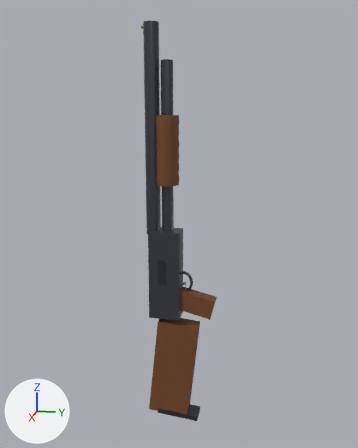
A saved change to the glTF model assets/models/weapons/pump_shotgun.glb.
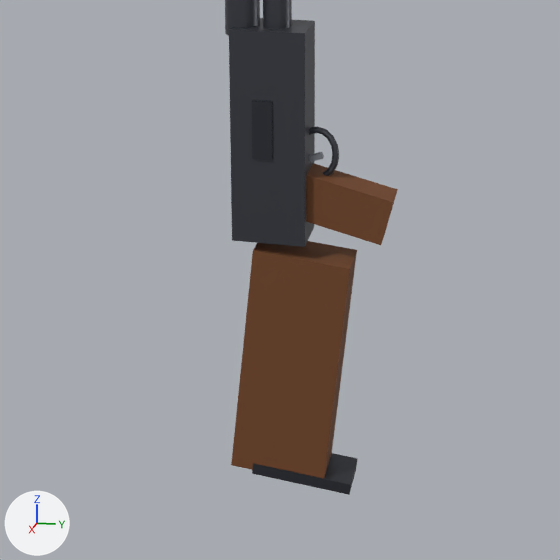
There are two pictures of each version: one whole from a 50 mm lens placed at (1.13, 0.193, 0.469), pointed at (-0.008, -0.034, 0.185), one close up on the part from 15% to 79% of the width and 49% to 100% of the height. Lighting does not change. The marker at lower left points along +X, +Y and +Z. The first two pictures are the older version. Where no turn or scale is listed for an object, it has been applied to the vertices. Vertices at exactly the same position are counted once.

Before the edit, the objects in view are built like this:
```python
me_pumpshotgun_darksteel = bpy.data.meshes.new('PumpShotgun_Darksteel')
me_pumpshotgun_darksteel.from_pydata(...)  # 16 vertices, 24 faces; spans x -0.025..0.027, y -0.085..0.021, z -0.326..0.1
me_pumpshotgun_darksteel.materials.append(mat_darksteel)  # dark grey #42454c
me_pumpshotgun_gunmetal = bpy.data.meshes.new('PumpShotgun_Gunmetal')
me_pumpshotgun_gunmetal.from_pydata(...)  # 144 vertices, 284 faces; spans x -0.025..0.025, y -0.111..0.003, z -0.05..0.64
me_pumpshotgun_gunmetal.materials.append(mat_gunmetal)  # dark grey #4c4f57
me_pumpshotgun_wood = bpy.data.meshes.new('PumpShotgun_Wood')
me_pumpshotgun_wood.from_pydata(...)  # 146 vertices, 280 faces; spans x -0.028..0.028, y -0.108..0.059, z -0.32..0.44
me_pumpshotgun_wood.materials.append(mat_wood)  # brown #734524
ob_pumpshotgun_darksteel = bpy.data.objects.new('PumpShotgun_Darksteel', me_pumpshotgun_darksteel)
ob_pumpshotgun_darksteel.location = (0.0, 0.0, 0.0)
ob_pumpshotgun_gunmetal = bpy.data.objects.new('PumpShotgun_Gunmetal', me_pumpshotgun_gunmetal)
ob_pumpshotgun_gunmetal.location = (0.0, 0.0, 0.0)
ob_pumpshotgun_wood = bpy.data.objects.new('PumpShotgun_Wood', me_pumpshotgun_wood)
ob_pumpshotgun_wood.location = (0.0, 0.0, 0.0)
```
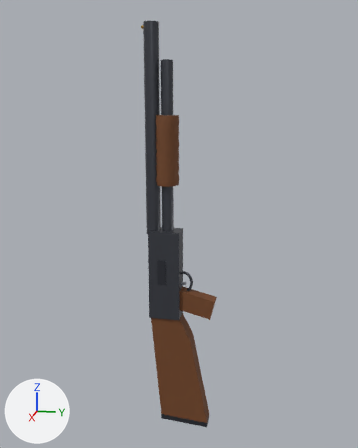
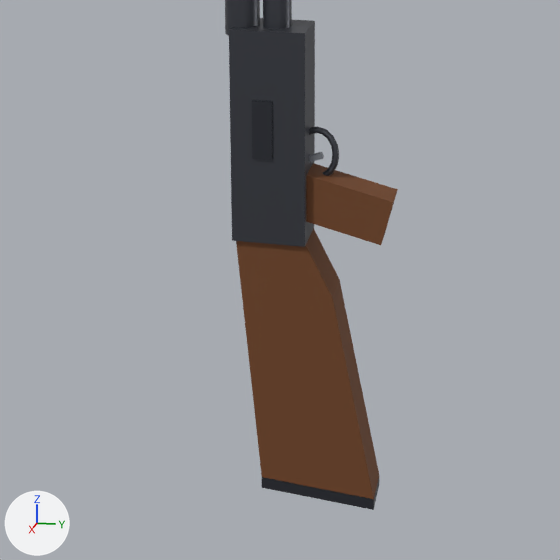
The edits, one by one:
me_pumpshotgun_darksteel is used by ob_pumpshotgun_darksteel; location (0.0, 0.0, 0.0).
me_pumpshotgun_darksteel had 16 vertices, 24 faces and spanned x -0.025..0.027, y -0.085..0.021, z -0.326..0.1.
me_pumpshotgun_darksteel now has 16 vertices, 24 faces and spans x -0.025..0.027, y -0.08..0.045, z -0.342..0.1.
Part 1, on me_pumpshotgun_darksteel:
4 vertices are removed from x -0.023..0.023, y -0.085..-0.084, z -0.315..-0.304.
12 faces are deleted.
4 vertices move from x -0.023..0.023, y 0.02..0.021, z -0.326..-0.315 to x -0.022..0.022, y -0.075, z -0.332..-0.32.
4 vertices are added at (-0.022, 0.045, -0.342), (-0.022, 0.045, -0.33), (0.022, 0.045, -0.342), (0.022, 0.045, -0.33).
12 new faces join them.
me_pumpshotgun_wood is used by ob_pumpshotgun_wood; location (0.0, 0.0, 0.0).
me_pumpshotgun_wood had 146 vertices, 280 faces and spanned x -0.028..0.028, y -0.108..0.059, z -0.32..0.44.
me_pumpshotgun_wood now has 148 vertices, 284 faces and spans x -0.028..0.028, y -0.1..0.059, z -0.33..0.44.
Part 2, on me_pumpshotgun_wood:
7 vertices are removed from x -0.023..0.023, y -0.108..0.018, z -0.32..-0.06.
12 faces are deleted.
1 vertex moves from x -0.023, y 0.018, z -0.071 to x -0.021, y -0.1, z -0.045.
4 vertices are added at (-0.021, -0.075, -0.32), (-0.021, 0.045, -0.33), (-0.021, 0.0, -0.105), (-0.021, -0.03, -0.045).
5 new vertices lie (0.042, 0.0, 0.0) away from vertices in x -0.023..-0.021, y -0.075..0.045, z -0.33..-0.045.
16 new faces join them.

What differs and where, as boxes (x1, y1, x2, y2) in the close-ups (560 x 560 px; the box of a moved part takes in the faces that stretch with it):
'PumpShotgun_Wood', reshaped (7% taller): before (231, 163, 398, 478); after (236, 163, 398, 499)
'PumpShotgun_Darksteel', reshaped (20% wider): before (252, 100, 358, 495); after (252, 100, 379, 510)
part 1 of me_pumpshotgun_darksteel, moved or reshaped: before (252, 453, 358, 495); after (262, 477, 379, 510)
part 2 of me_pumpshotgun_wood, moved or reshaped: before (231, 241, 357, 478); after (236, 228, 379, 499)
